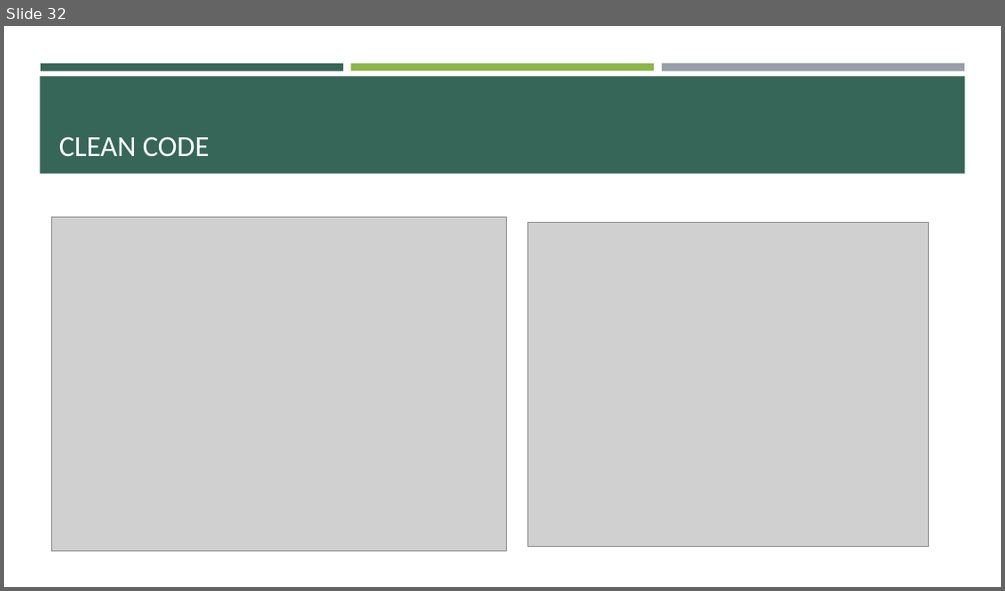
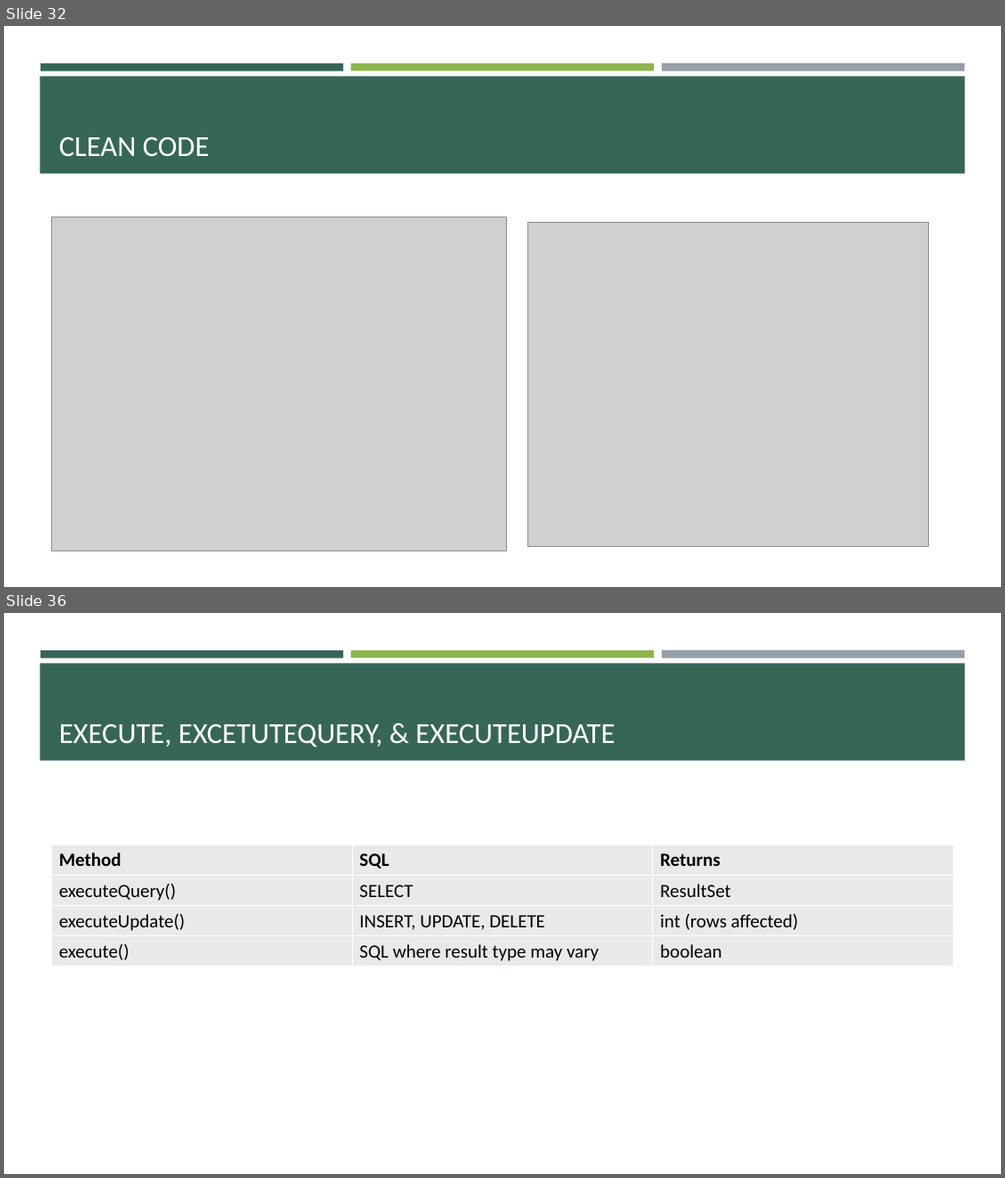
Before and after one commit to e-m-wilson/java-fs, a slide deck: Week_4/Advanced_Java_Design_Patterns_&_JDBC.pptx. Shown one above the other, each under a label of ours: slide 32 before the commit, slides 32 and 36 after it; the slides between them are not shown. The pictures are 1005x591 and 1005x1178 pixels, drawn with LibreOffice and Linux fonts; fonts in the diff are those of the drawing; grey boxes stand for pictures. Boxes give left, top, right and bottom in pixels: in the first picture for what was removed or moved away, otherwise in the second. Text is boxed around its words. In the diff, an @@ line names an element or a change of style, - is before the commit and + after.

```diff
--- a/Week_4/Advanced_Java_Design_Patterns_&_JDBC.pptx
+++ b/Week_4/Advanced_Java_Design_Patterns_&_JDBC.pptx
@@ slide 36 added at bbox=[4, 613, 1001, 1174], background #FFFFFF; not listed: 4 template elements that a slide beside it also shows @@
@@ title added at bbox=[59, 724, 615, 747], 28 pt, text #FFFFFF @@
+EXECUTE, EXCETUTEQUERY, & EXECUTEUPDATE
@@ table added at bbox=[52, 844, 954, 965], 4 rows, 3 columns @@
+Method | SQL | Returns
+executeQuery() | SELECT | ResultSet
+executeUpdate() | INSERT, UPDATE, DELETE | int (rows affected)
+execute() | SQL where result type may vary | boolean
```
Also in this commit, not shown: 9 other slides added, 1 slide removed, 25 other files.
